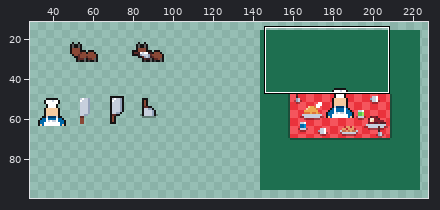
Pixel-art file: Chef War/Assets/Sprites.aseprite. Above: a wide view before the commit, with the close-up outlined.
Close-up. First the earlier version:
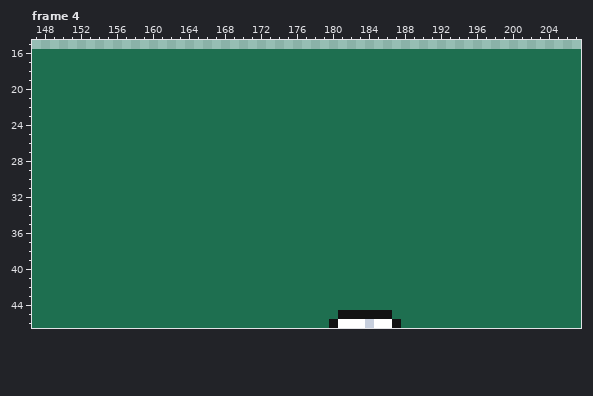
242x105 pixels, 4 frames. Shown: frame 4: x 147..207, y 15..46. The wide view leaves out empty margins.
New version:
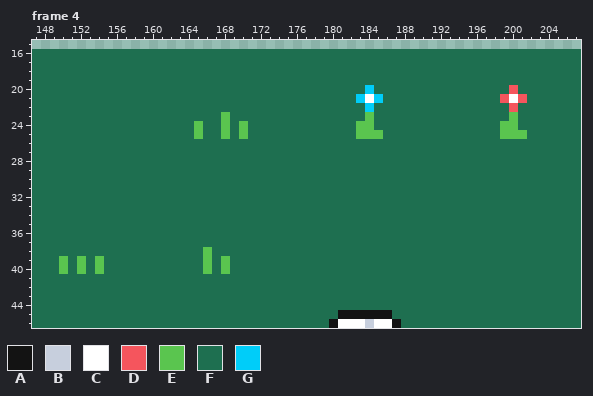
Palette (. is transparent): A #131313  B #c7cfdd  C #ffffff  D #f5555d  E #5ac54f  F #1e6f50  G #00cdf9
Edits made:
Changed rows in their new state; - is an unchanged pixel.
Frame 4, layer "Ground":
first column x 165:
20 -------------------G---------------D-
21 ------------------GCG-------------DCD
22 -------------------G---------------D-
23 ---E---------------E---------------E-
24 E--E-E------------EE--------------EE-
25 E--E-E------------EEE-------------EEE
first column x 150:
38 ----------------E--
39 E-E-E-----------E-E
40 E-E-E-----------E-E
Boxes around the changes in both close-ups, in picture pixels (x1, y1, x2, y2):
changed: (356, 85, 383, 139)
changed: (500, 85, 527, 139)
changed: (194, 112, 248, 139)
changed: (203, 247, 230, 274)
changed: (59, 256, 104, 274)
